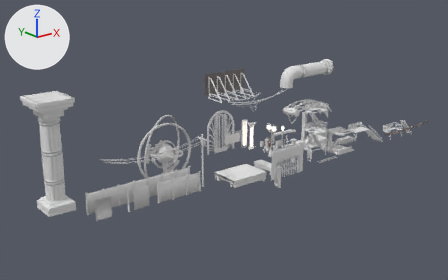
One commit to the FBX model Assets/ART/Mesh/Environment/DecorationSet.fbx: the scene before it, then after it.
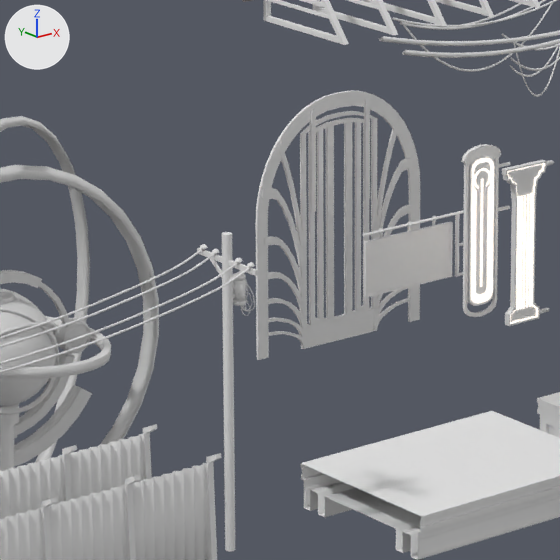
Old and new are each drawn whole from a camera (50 mm lens) standing at (-108.3, -47.4, 42.3) and looking at (-35.5, 43.5, 5.9) and again close up on the part from 37% to 57% of the width and 34% to 67% of the height. The lights are fixed; the arrows at upper left show +X, +Y and +Z. Where no turn or scale is listed for an object, it has been applied to the vertices. Vertices at the same position are counted once.

The older version as bpy lines, for what is in view:
```python
me_ad_sign = bpy.data.meshes.new('AD_Sign')
me_ad_sign.from_pydata(...)  # 146 vertices, 130 faces; spans x -4.5..0.0, y -0.1..0.1, z -0.08..2.38
me_plane_134 = bpy.data.meshes.new('Plane.134')
me_plane_134.from_pydata(...)  # 1750 vertices, 1636 faces; spans x -3.67..3.67, y -0.12..0.12, z 0.0..9.1
# faces by material slot: [836, 800]
me_plane_134.materials.append(mat_trimsheet_03)
me_plane_134.materials.append(mat_lightemission)  # orange #e7b35c
me_planet_pole = bpy.data.meshes.new('planet_pole')
me_planet_pole.from_pydata(...)  # 257 vertices, 240 faces; spans x -0.54..0.54, y -0.57..0.54, z 0.0..7.58
me_planet_pole.materials.append(mat_roundgate02_001)  # white #e7e7e7
ob_ad_sign01_001 = bpy.data.objects.new('AD_Sign01.001', me_ad_sign)
ob_ad_sign01_001.location = (-26.37, 49.01, 2.58)
ob_megabuilding_artdecogate_003 = bpy.data.objects.new('MegaBuilding_ArtDecoGate.003', me_plane_134)
ob_megabuilding_artdecogate_003.location = (-29.47, 52.11, -0.02)
ob_planet_pole_001 = bpy.data.objects.new('Planet_Pole.001', me_planet_pole)
ob_planet_pole_001.location = (-47.97, 45.74, -0.05)
# also in view: 'RCables.001' at (-21.0, 54.1, 9.5); 'TelefonPole.002' at (-54.5, 38.3, 5.0); 'Bridge_small_start.003' at (-28.9, 38.0, -1.3); 'AD_Big.001' at (-36.2, 40.3, 17.5); 'Fence' at (-56.7, 39.9, 2.0)
```
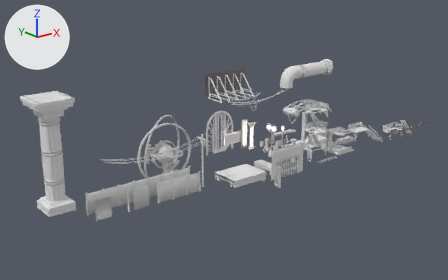
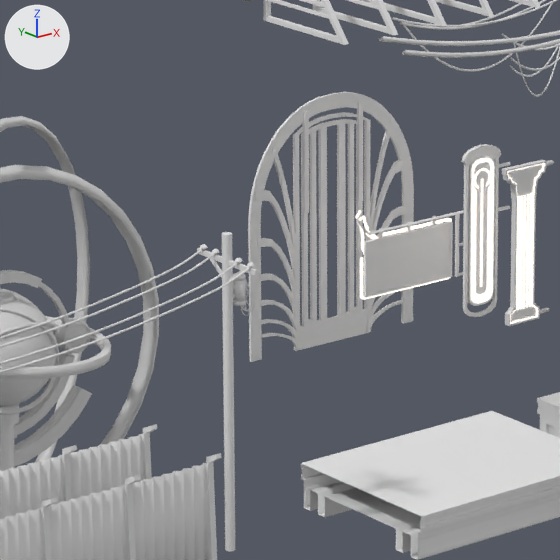
What differs and where, as boxes [x1, y1, x2, y2] in the close-ups (560 x 560 px):
'MegaBuilding_ArtDecoGate.003', moved
    before: [255, 90, 420, 360]
    after: [248, 92, 414, 362]
'AD_Sign01.001', reshaped (7% wider)
    before: [362, 211, 464, 298]
    after: [355, 210, 464, 300]
part 1 of me_ad_sign, built on
    after: [355, 210, 452, 300]
part 2 of me_ad_sign, recoloured
    both: [364, 213, 460, 298]

The change, as a list of edits to the scene's bpy script:
```text
Change me_ad_sign:
    used by ob_ad_sign01_001; location = (-26.37, 49.01, 2.58)
    remove me_ad_sign.from_pydata(...)  # 146 vertices, 130 faces; spans x -4.5..0.0, y -0.1..0.1, z -0.08..2.38
    add me_ad_sign.from_pydata(...)  # 586 vertices, 629 faces; spans x -4.79..0.0, y -0.1..0.19, z -0.11..3.17
    me_ad_sign part 1: 4 vertices moved from x -4.5, y -0.05..0.05, z 2.22..2.33 to x -4.24, y -0.05..0.05, z 2.22..2.33; 440 vertices added at x -4.79..-0.43, y -0.05..0.19, z -0.11..3.17
    me_ad_sign part 2: 129 faces spanning x -4.43..0.0, y -0.1..0.1, z -0.08..2.38 switch from no material to mat_trimsheet_03
    add me_ad_sign.materials.append(mat_lightemission)  # orange #e7b35c
Change ob_megabuilding_artdecogate_003:
    ob_megabuilding_artdecogate_003.location: (-29.47, 52.11, -0.02) -> (-29.79, 52.11, -0.02)
```
